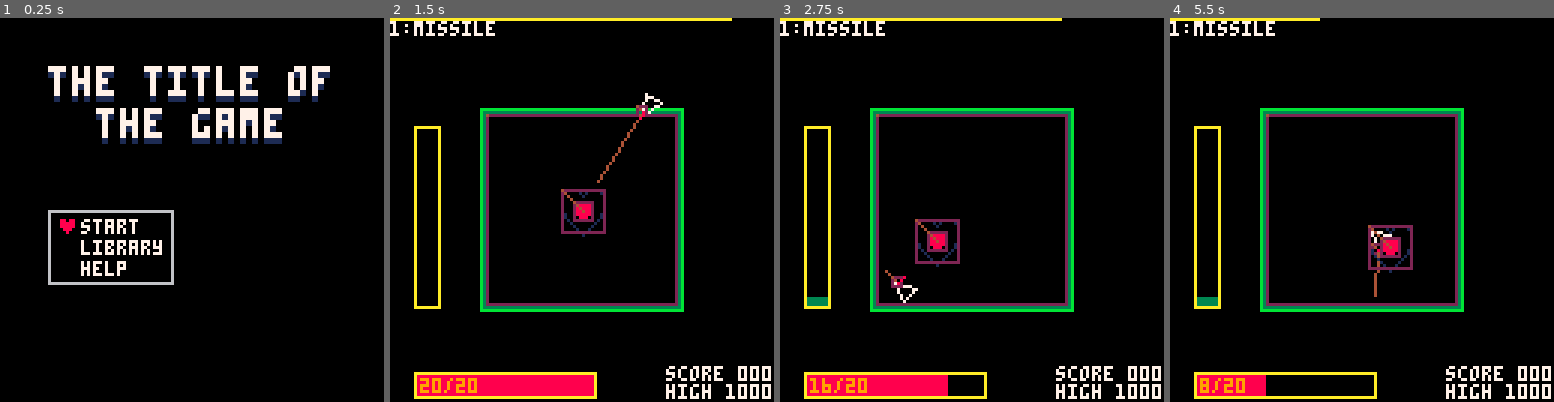
Above: before the commit, frames 1-4 (left to right).
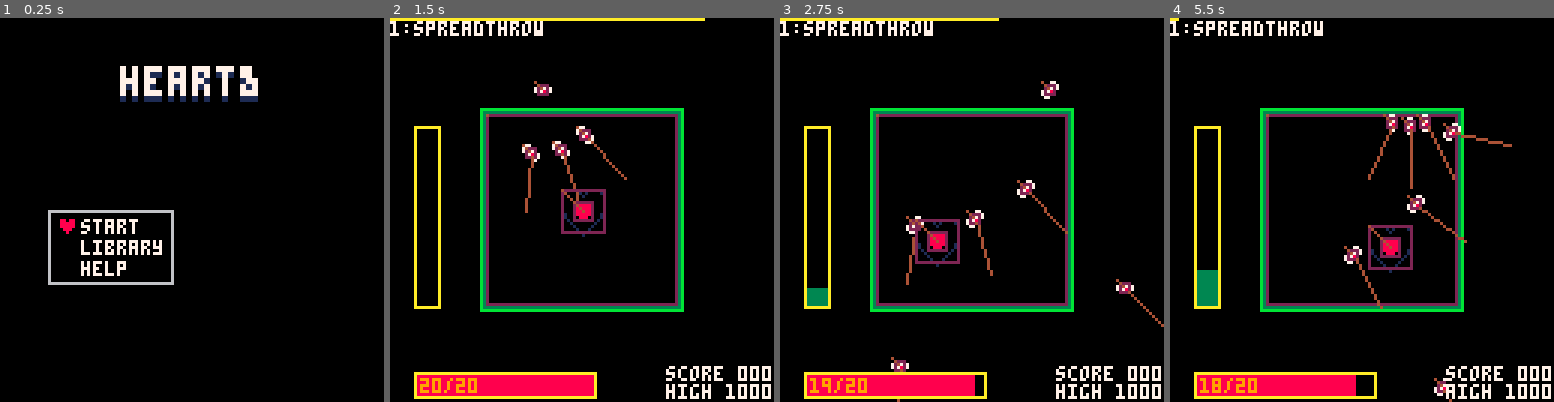
Above: after the commit, the same moments.

Repository: GiovanH/Pico8_Dev
Game: PICO-8 cartridge undertale.p8
Two runs of this game, one before a commit and one after it. Both use one fixed random seed, a clock stepped at 60 frames per second and the inputs below.
Inputs:
- Up to frame 1 (0.25 s): no input
- Up to frame 2 (1.5 s): tap O (Z key) at 0.33, 0.7, 1.43 s; tap X (X key) at 1.07 s
- Up to frame 3 (2.75 s): hold Left 1.97-2.37 s; tap X (X key) at 2.07, 2.4, 2.73 s; tap O (Z key) at 2.22 s; hold Down from 2.42 s (still down)
- Up to frame 4 (5.5 s): release Down at 2.82 s; hold Right 2.87-3.53 s; tap X (X key) every 0.33 s from 3.07 to 5.4 s; tap O (Z key) at 3.1, 3.98, 4.87 s; hold Up 3.58-4.08 s; hold Right 4.13-4.53 s; hold Down 4.58-5.08 s; hold Left from 5.13 s (still down)

The runs differ from the first frame. In frame 1, 5.7% of the frame differs, in the area x 12-86%, y 12-33%; in frame 2, 1.7%; in frame 3, 2.6%; in frame 4, 4.5%.

Commit message:
Title, minor gamefeel, todos

Diff:
--- a/undertale.p8
+++ b/undertale.p8
@@ -1,16 +1,13 @@
 pico-8 cartridge // http://www.pico-8.com
 version 33
 __lua__
--- title
--- author
+-- hearten
+-- by giovanh
+
+-- todo constant first wave bullet style
+-- todo death animation, screen
 
 -- global vars
-
--- game controller restores health between waves,
---  picks and starts patterns
--- No-hit bonus
--- no-graze bonus
--- hp delta with juicy animated changes
 
 local debug = true  -- (stat(6) == 'debug')
 local cur_stage = nil
@@ -979,11 +976,11 @@
  anim = nil,
  size = vec(4),
  destroy_on_dmg = false,
- max_vel = 1.5
+ max_vel = 1.0
 }
 function b_missile:update()
  local v_towards = self.stage.o_soul.pos:__sub(self.pos):norm()
- self.acc = v_towards*0.03 + self.vel*-0.005
+ self.acc = v_towards*0.035 + self.vel*-0.005
  t_bullet.update(self)
  if self.vel:mag() > self.max_vel then
   self.vel = self.vel:norm()*self.max_vel
@@ -1282,9 +1279,11 @@
 local pat_missile = t_pattern:extend{
  name = "missile",
  dmg = 4,
- lifespan = 8 * 60
+ lifespan = 8 * 60,
+ delay = 0
 }
 function pat_missile:coupdate()
+ yieldn(self.delay)
  self:addchild(b_missile(vec(rndr(0,128), 0), self.dmg))
 end
 
@@ -1343,6 +1342,9 @@
  end
 end
 
+local pat_missile_delayed = pat_missile:extend{
+  delay = 45
+}
 local pat_mined_missile = t_pattern_compound:extend{
  name = "missile (mined)",
  subpatterns = {pat_miner_d3, pat_missile}
@@ -1350,7 +1352,7 @@
 
 local pat_comp_missile = t_pattern_compound:extend{
  name = "missile (compound)",
- subpatterns = {pat_missile, pat_missile}
+ subpatterns = {pat_missile, pat_missile_delayed}
 }
 
 local pat_comp_rain = t_pattern_compound:extend{
@@ -1466,7 +1468,9 @@
  -- Set cur_pattern to new pattern
  -- Wait for cur_pattern to die
  self.wave_num += 1
- if #self.patternbag < 1 or self.wave_num == self.difficulty_cutoff then
+ if self.wave_num == 1 then
+  self.patternbag = {pat_spreadthrow}
+ elseif #self.patternbag < 1 or self.wave_num == self.difficulty_cutoff then
   if self.wave_num >= self.difficulty_cutoff then
    printh("New hard/med bag")
    self.patternbag = arrConcat(lib_patterns_med, lib_patterns_hard)
@@ -1613,7 +1617,7 @@
  entity.init(self)
 end
 function t_mainmenu:drawui()
- for i, s in ipairs{"the title of", "the game"} do
+ for i, s in ipairs{"heart&"} do
   local x = (128 - (#s * 8)) / 2
   s = "\^w\^t" .. s
   print(s, x, 16+(i-1)*14 + 2, 1)
